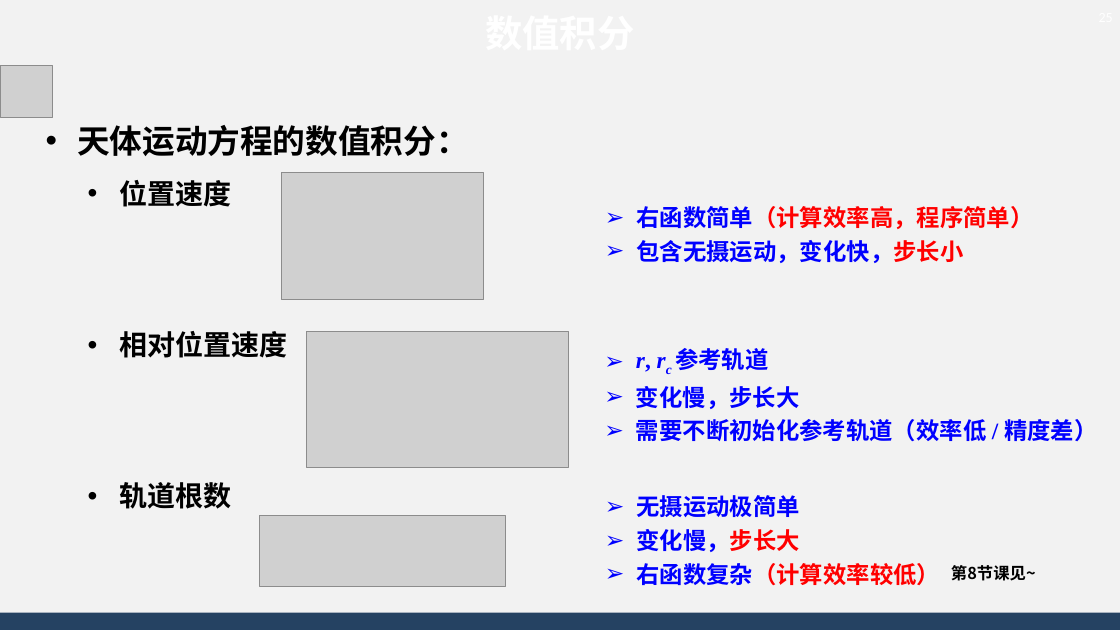
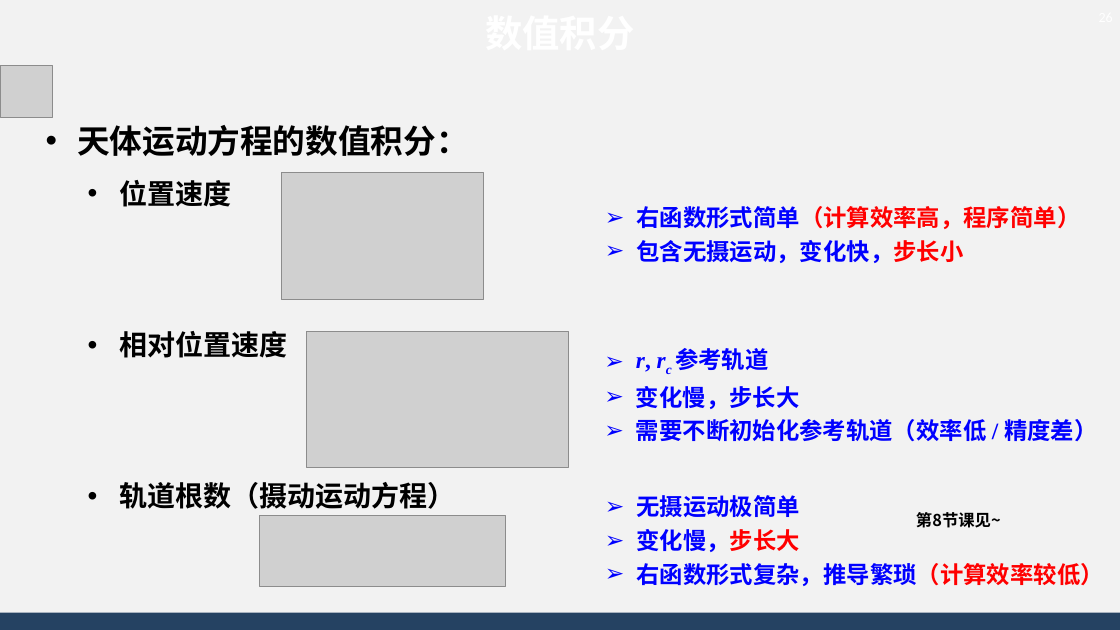
Before and after one commit to AsBackup/DAOSSA, a slide deck: slide 26 of 05-06 人造天体运动方程与二体问题积分.pptx (slide 25 before the commit). Drawn at 1120x630 pixels with LibreOffice and Linux fonts; fonts in the diff are those of the drawing; grey boxes stand for pictures; background and template pictures are left out. Boxes give left, top, right and bottom in pixels: in the first picture for what was removed or moved away, otherwise in the second. Text is boxed around its words. In the diff, an @@ line names an element or a change of style, - is before the commit and + after.

```diff
--- a/05-06 人造天体运动方程与二体问题积分.pptx
+++ b/05-06 人造天体运动方程与二体问题积分.pptx
@@ text at [636,206,1080,229]: text changed @@
-➢ 右函数简单（计算效率高，程序简单）
+➢ 右函数形式简单（计算效率高，程序简单）
@@ text at [119,482,455,509]: text changed @@
-  • 轨道根数
+  • 轨道根数（摄动运动方程）
@@ text "第8节课见~": place and size @@
-text "第8节课见~" at [951,565,1036,581]
+text "第8节课见~" at [916,512,1001,528]
@@ text at [636,563,1103,586]: text changed; text colour #FF0000 to #0000FF @@
-➢ 右函数复杂（计算效率较低）
+➢ 右函数形式复杂，推导繁琐（计算效率较低）
```
Also in this commit, not shown: 3 other slides changed, 2 slides added, 14 other files.
